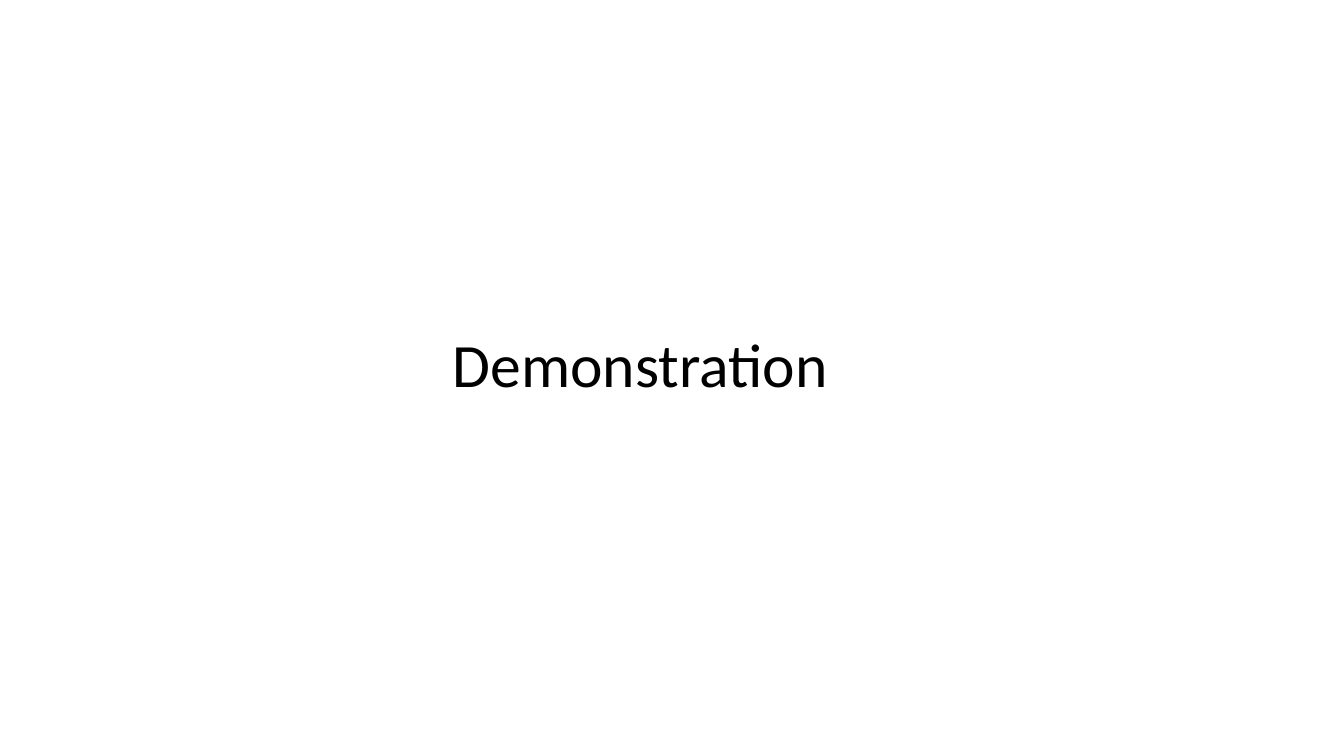
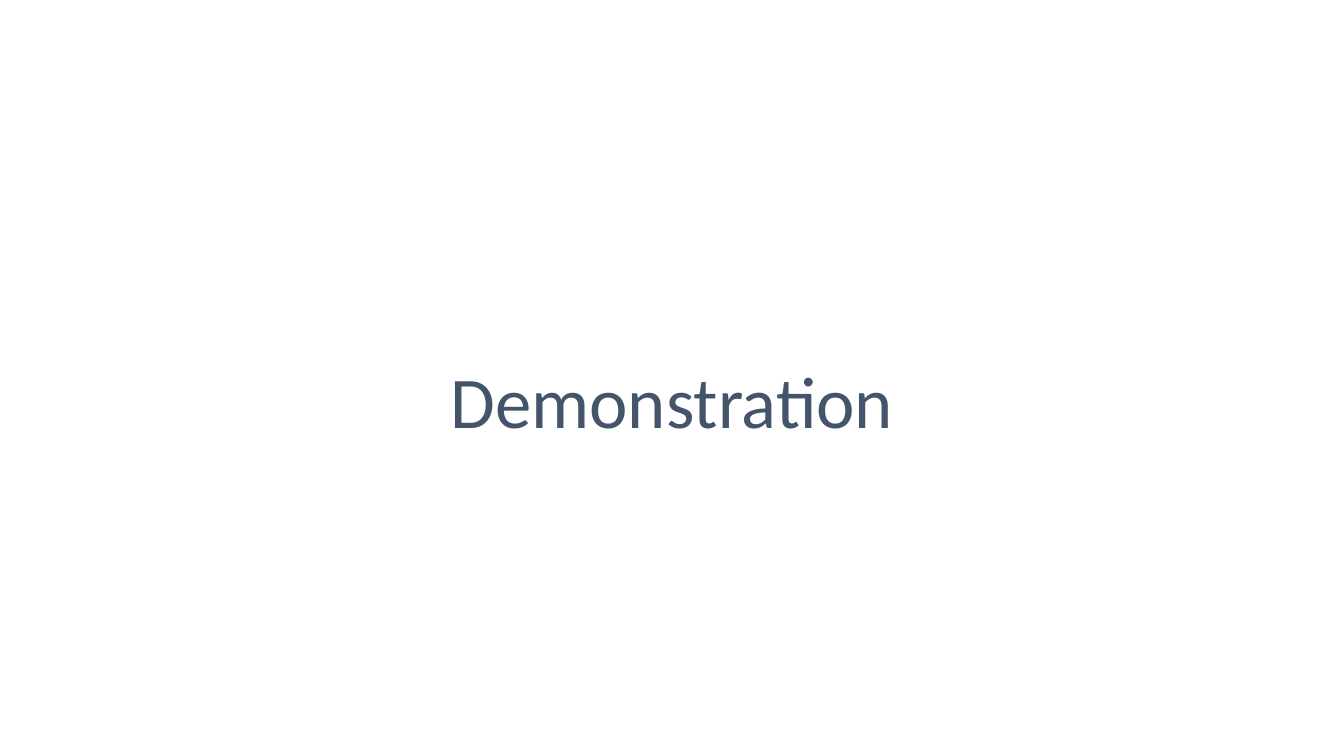
Before and after one commit to JackyUT2023/project3-group8, a slide deck: slide 10 of Project 3 Group 8 - Museums of the United States.pptx. Drawn at 1344x756 pixels with LibreOffice and Linux fonts; fonts in the diff are those of the drawing. Boxes give left, top, right and bottom in pixels: in the first picture for what was removed or moved away, otherwise in the second. Text is boxed around its words. In the diff, an @@ line names an element or a change of style, - is before the commit and + after.

```diff
--- a/Project 3 Group 8 - Museums of the United States.pptx
+++ b/Project 3 Group 8 - Museums of the United States.pptx
@@ title "Demonstration": place and size @@
-title "Demonstration" at (453,344,828,388)
+title "Demonstration" at (451,377,894,429)
@@ title "Demonstration" at (451,377,894,429): size 44 to 52 pt, text colour #000000 to #44546A; alignment left to centre; vertical alignment middle to bottom @@
```
Also in this commit, not shown: 3 other slides changed.
